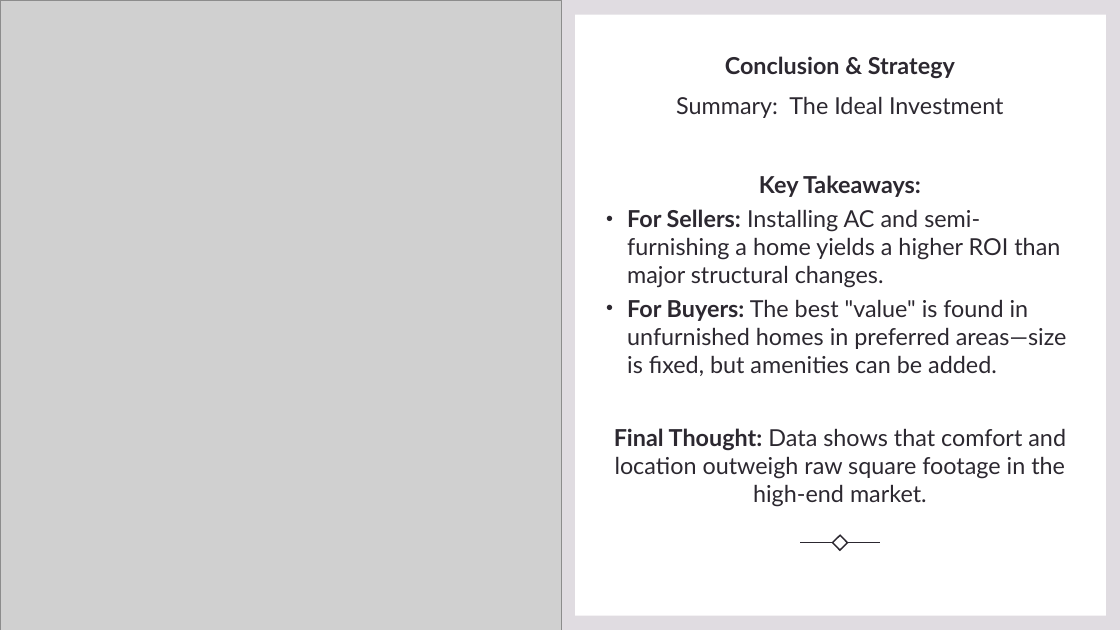
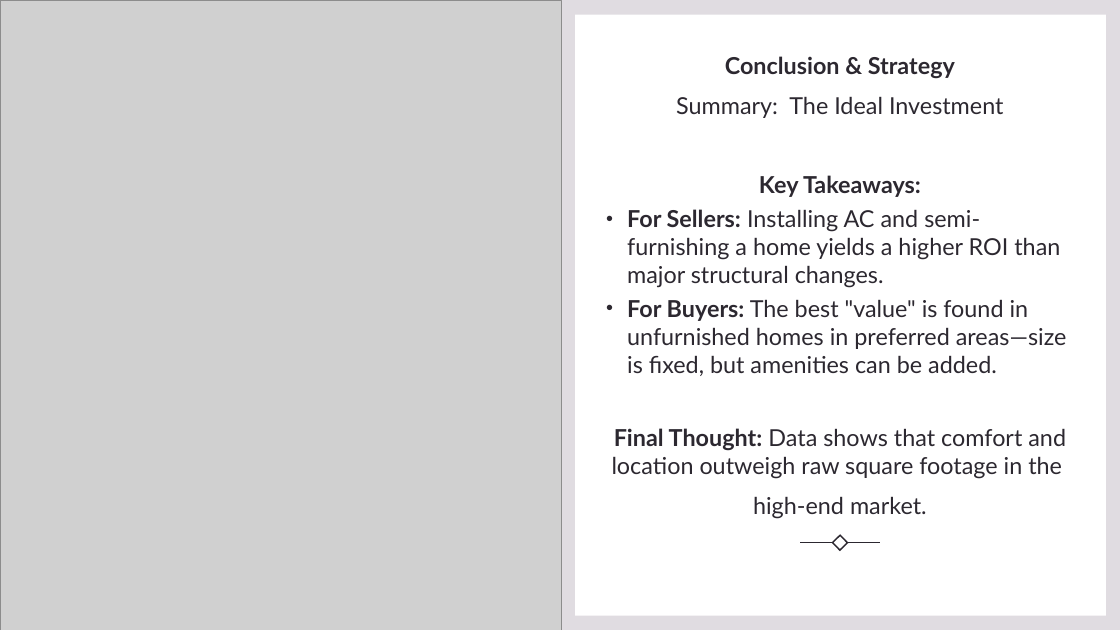
Before and after one commit to earltavera/MSE803, a slide deck: slide 5 of Week 1 A2/Housing Prices Analysis.pptx. Drawn at 1120x630 pixels with LibreOffice and Linux fonts; fonts in the diff are those of the drawing; grey boxes stand for pictures. Boxes give left, top, right and bottom in pixels: in the first picture for what was removed or moved away, otherwise in the second. Text is boxed around its words. In the diff, an @@ line names an element or a change of style, - is before the commit and + after.

```diff
--- a/Week 1 A2/Housing Prices Analysis.pptx
+++ b/Week 1 A2/Housing Prices Analysis.pptx
@@ text at box(612, 428, 1066, 519): text changed @@
-Final Thought: Data shows that comfort and location outweigh raw square footage in the high-end market.
+Final Thought: Data shows that comfort and location outweigh raw square footage in the
+high-end market.
```
Also in this commit, not shown: 1 other slide changed.
